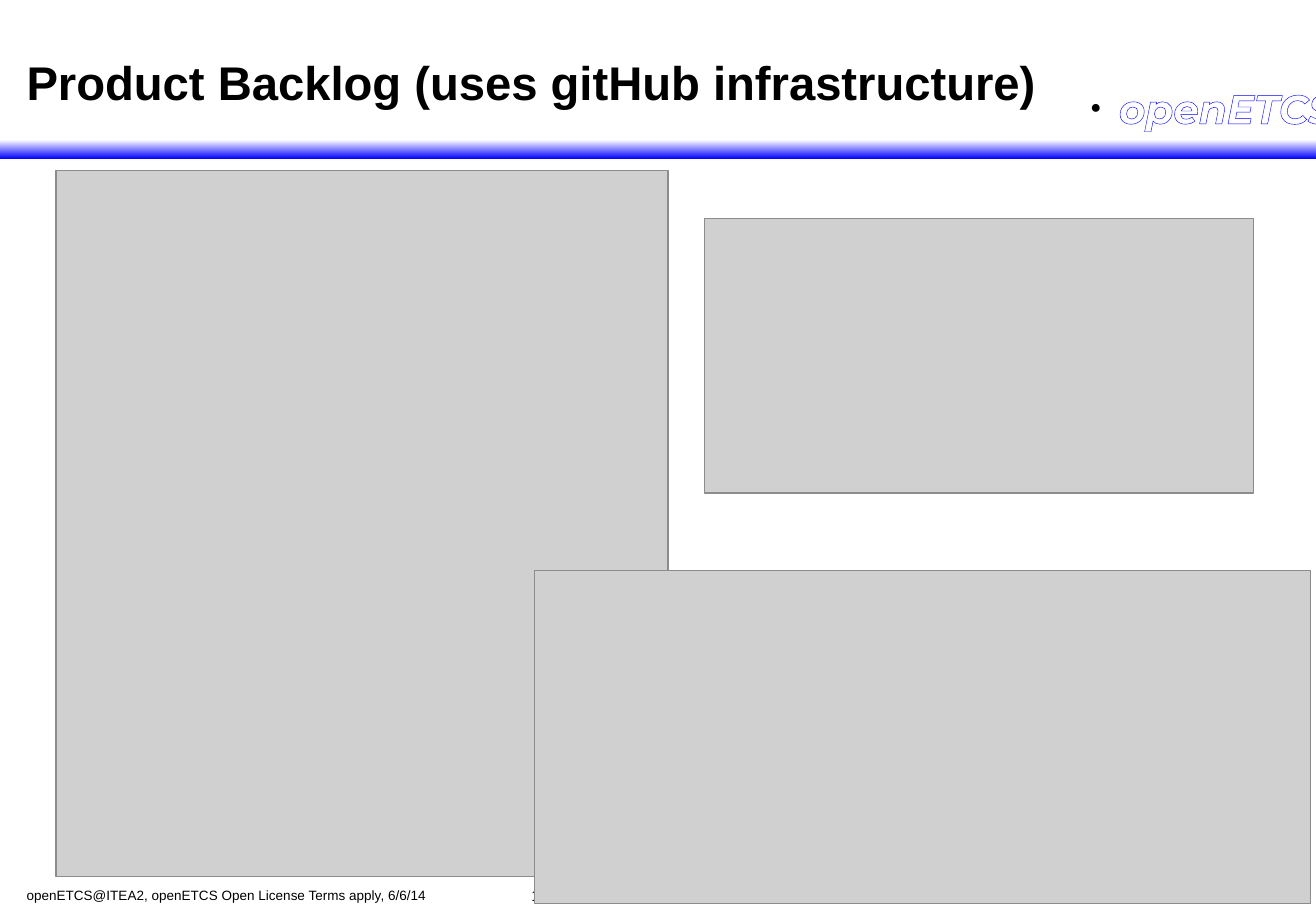
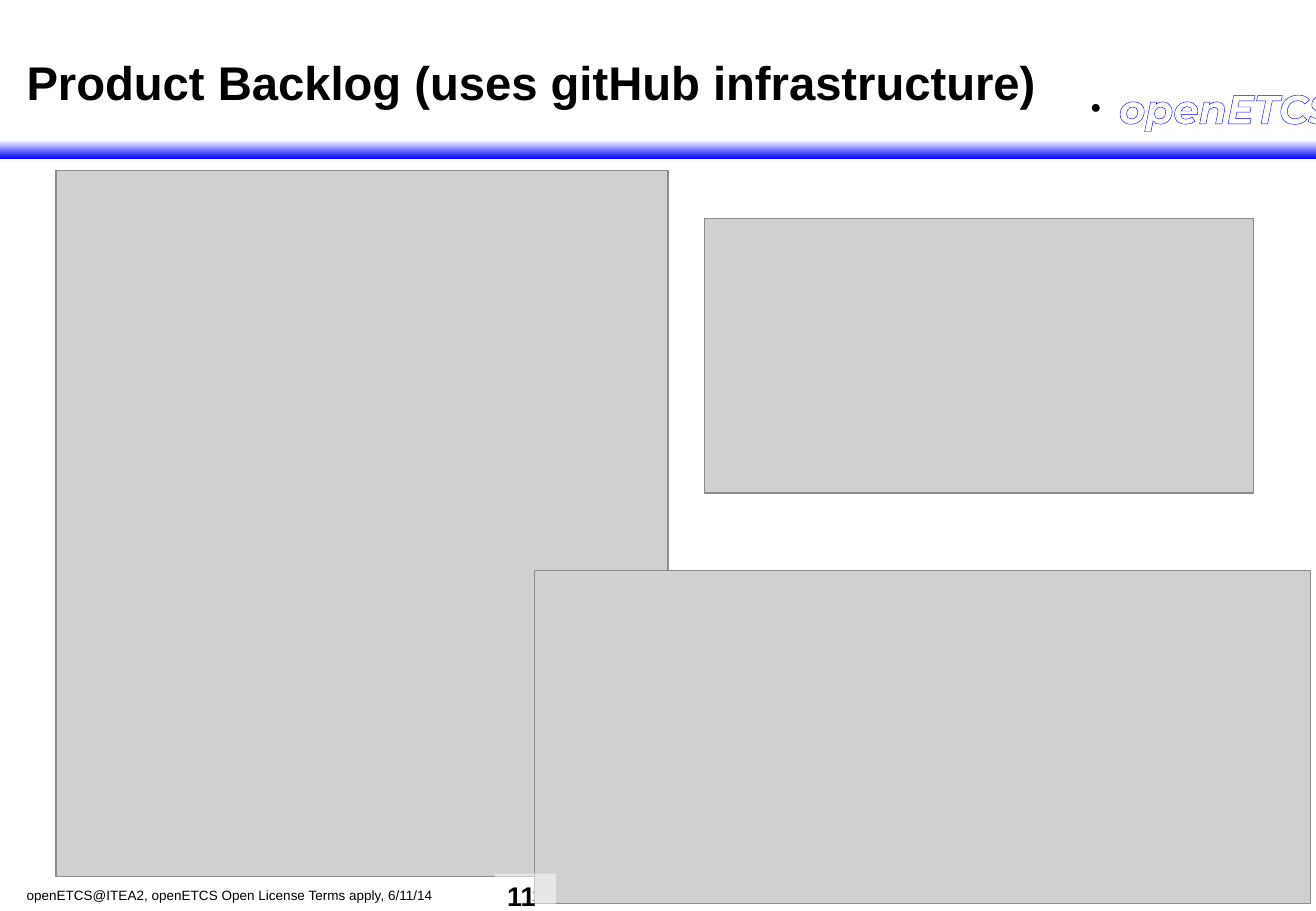
Before and after one commit to openETCS/toolchain, a slide deck: slide 11 of itea_Reviews/2014/2014_06_itea_Review.odp. Drawn at 1316x911 pixels with LibreOffice and Linux fonts; fonts in the diff are those of the drawing; grey boxes stand for pictures; background and template pictures are left out. Boxes give left, top, right and bottom in pixels: in the first picture for what was removed or moved away, otherwise in the second. Text is boxed around its words. In the diff, an @@ line names an element or a change of style, - is before the commit and + after.

```diff
--- a/itea_Reviews/2014/2014_06_itea_Review.odp
+++ b/itea_Reviews/2014/2014_06_itea_Review.odp
@@ text at [27, 890, 432, 903]: text changed @@
-openETCS@ITEA2, openETCS Open License Terms apply, 6/6/14
+openETCS@ITEA2, openETCS Open License Terms apply, 6/11/14
@@ page number added at [495, 873, 556, 911], fill #FFFFFF at 50% opacity, 16 pt, text #000000, bold @@
+11
```
Also in this commit, not shown: 18 other slides changed, 1 other file.
